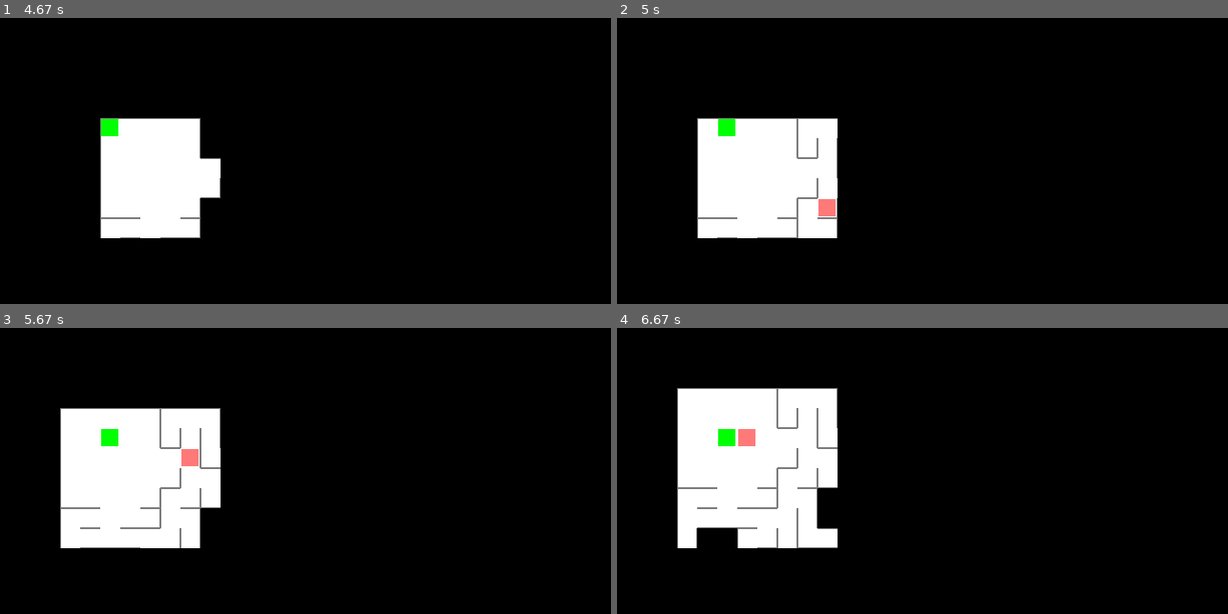
Above: before the commit, frames 1-4 (two rows, left to right).
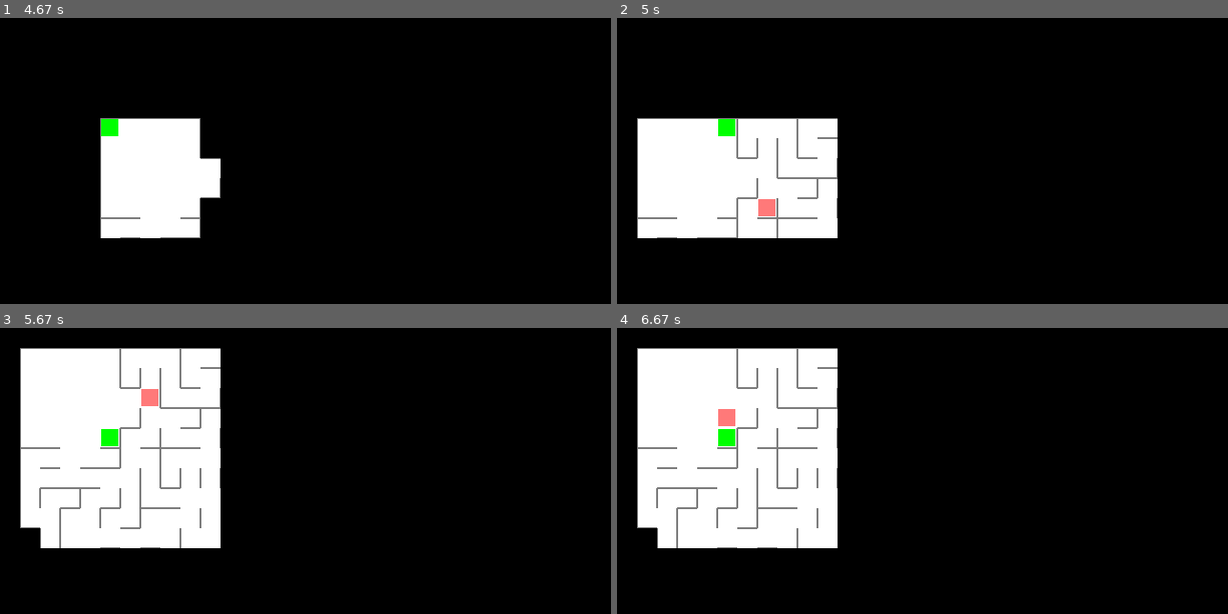
Above: after the commit, the same moments.

Repository: MartinRB45534/Escape
Game: pygame game, started from testsouris.py
Two runs of this game, one before a commit and one after it. Both use one fixed random seed, a clock stepped at 60 frames per second and the inputs below.
Inputs (mouse positions are in pixels of both pictures, inside the frame that each line leads up to):
- Up to frame 1 (4.67 s): click (287, 52) at 3.53 s; tap Space at 3.8 s; hold Up 4.13-4.6 s; hold Right from 4.63 s (still down)
- Up to frame 2 (5 s): keep holding Right
- Up to frame 3 (5.67 s): release Right at 5.27 s; hold Down from 5.3 s (still down)
- Up to frame 4 (6.67 s): release Down at 5.77 s; hold Left 5.8-6.27 s; hold Right from 6.3 s (still down)

Frame 1 is identical in both runs. In frame 2, 5.1% of the frame differs, in the area x 3-37%, y 35-77%; in frame 3, 11%, in the area x 3-37%, y 7-77%; in frame 4, 10%.

Commit message:
Ajout possibilité de faire des dégats (barre de vie non afficher)

Diff:
--- a/Collisions.py
+++ b/Collisions.py
@@ -1,3 +1,4 @@
+from Resolveur import *
 class Collision:
     def __init__(self):
         """Les entitees ne sont pas des attributs"""
@@ -16,20 +17,22 @@
 
         vue_attaquant=attaquant.getVue()
         position_vue=attaquant.getPosition_vue()
+        position_attaquant=attaquant.getPosition()
 
-        resol=Resolveur(vue_attaquant,len(vue_attaquant),len(vue_attaquant[0]),-1,-1,attaquant[0]-position_vue[0],attaquant[1]-position_vue[1])
+        resol=Resolveur(vue_attaquant,len(vue_attaquant),len(vue_attaquant[0]),-1,-1,position_attaquant[0]-position_vue[0],position_attaquant[1]-position_vue[1])
         #on récupère la matrice accesible par l'attaque
         mat_explorable=resol.resolution_en_largeur_distance_limitée(False,False,False,True,attaquant.radius)
 
         if entitees!=None:
             for entitee in entitees:
-                x=entitee.getPosition()[0]-position_vue[0]
-                y=entitee.getPosition()[1]-position_vue[1]
+                if entitee!=attaquant:
+                    x=entitee.getPosition()[0]-position_vue[0]
+                    y=entitee.getPosition()[1]-position_vue[1]
 
-                if not(x>len(mat_explorable)-1 or x<0 or y>len(mat_explorable[0])-1 or y<0):
-                    if mat_explorable[x][y]:
-                        succes=True
-                        self.attaque(entitee,attaquant)
+                    if not(x>len(mat_explorable)-1 or x<0 or y>len(mat_explorable[0])-1 or y<0):
+                        if mat_explorable[x][y]:
+                            succes=True
+                            self.attaque(entitee,attaquant)
         return succes,entitees
 
     def attaque(self,victime,attaquant):
--- a/Joueur.py
+++ b/Joueur.py
@@ -53,6 +53,11 @@
 
         self.next_action=BAS
         self.id_next=BOUGER
+    def attaque(self):
+        """fonction qui demande d'attaquer"""
+
+        self.next_action=None
+        self.id_next=ATTAQUER
 
     def dépose_un_marqueur(self) -> bool:
         """fonction qui pose un marqueur sur la case si possible"""
--- a/Monstres.py
+++ b/Monstres.py
@@ -78,16 +78,14 @@
         """
         prochaine_position=[]
 
-        prochaine_direction=None
         accesible=self.accessible(self.position_joueur)
         if accesible:
-            prochaine_direction=self.rush()
-        else:
-            prochaine_direction=self.cherche(self.vue,self.position_vue)
-
-
-        self.id_next=BOUGER
-        self.next_action=prochaine_direction
+            self.id_next,self.next_action=self.rush()
+        else:
+            self.id_next=BOUGER
+            self.next_action=self.cherche(self.vue,self.position_vue)
+
+
 
     def cherche(self,vue,position_lab):
         """
@@ -108,9 +106,11 @@
             une matrices de cases correspondant à la vue du monstre
             la position du joueur dans le labrinthe
         Sorties:
-            la direction de la prochaine position voulue
+            la prochaine action voulue
+
         """
         direction_voulue=None
+        prochaine_action=None
         #on initialise le résolveut pour qu'il nous trouve la prochaine position
         resolveur= Resolveur(self.vue,self.largeur_vue,self.hauteur_vue,self.position_joueur[0]-self.position_vue[0],self.position_joueur[1]-self.position_vue[1],self.position[0]-self.position_vue[0],self.position[1]-self.position_vue[1],"Largeur")
         chemin=resolveur.resolution(True,False)
@@ -119,10 +119,12 @@
         position_suivante=None
         if chemin!=None:
             if len(chemin)>2:
+                prochaine_action=BOUGER
                 position_suivante=chemin[1]
                 direction_voulue=self.direction_suivante(chemin[0],chemin[1])
-
-        return direction_voulue
+            else:
+                prochaine_action=ATTAQUER
+        return prochaine_action,direction_voulue
 
     def direction_suivante(self,position_actuelle,position_voulue):
         """
--- a/Niveau.py
+++ b/Niveau.py
@@ -94,11 +94,12 @@
         self.entitees=[self.joueur,self.monstres[0]]
 
         #objet qui traite les collisions
-        collision=Collision()
+        self.collision=Collision()
 
         #texte de fin
         font = pygame.font.SysFont(None, 72)
         self.textWin = font.render("Vous avez gagné!! \(^o^)/", True, (128, 0, 0))
+        self.textLose = font.render("Vous avez perdu!! ;o;", True, (0, 128, 128))
 
         self.position_screen=(0,0)
 
@@ -130,10 +131,12 @@
                     self.zoom_largeur = event.w//(self.LARGEUR_CASE + self.LARGEUR_MUR)
                     self.zoom_hauteur = event.h//(self.LARGEUR_CASE + self.LARGEUR_MUR)
                     self.redraw()
-            """#partie gérant le joueur
+            #partie gérant le joueur
             if compteur_j==0:
                 compteur_j=cooldown_joueur
                 self.action_joueur()
+                self.joueur=self.actualiser_vue(self.joueur)
+                self.joueur=self.actualiser_donnee(self.joueur)
                 move_j=self.traitement_action(self.joueur)
             else:
                 compteur_j-=1
@@ -141,11 +144,6 @@
             if compteur_m==0:
                 compteur_m=cooldown_monstres
 
-                move_m=self.actions_monstres()
-            else:
-                compteur_m-=1"""
-            if compteur_m==0:
-                compteur_m=cooldown_monstres
                 move_m=self.actions_entitees()
             else:
                 compteur_m-=1
@@ -155,28 +153,14 @@
                 self.redraw()
 
             if self.lab.as_gagner(self.joueur.getPosition()):
-                self.ecran_fin_niveau()
+                self.ecran_fin_niveau(self.textWin)
+                run=False
+            if self.as_perdu():
+                self.ecran_fin_niveau(self.textLose)
                 run=False
             pygame.display.update()
         pygame.quit()
 
-    def actions_monstres(self):
-        """
-        Fonction qui exécute la partie du code ou les monstres agissent
-        et qui renvoie un booléen indiquant si les monstres on agis ou non
-        """
-        move_m=False
-        if self.monstres!=None:
-            for monstre in self.monstres:
-                vue_monstre,position_vue=self.lab.construire_vue(monstre.getPosition(),monstre.getLargeurVue(),monstre.getHauteurVue())
-                direction_voulue=monstre.decision(position_vue,vue_monstre,self.joueur.get_position())
-                #direction_voulue=monstre.decision([0,0],self.lab.getMatrice_cases(),self.joueur.get_position())
-                if direction_voulue!=None:
-                    passe,newcoord=self.lab.peut_passer(monstre.getPosition(),direction_voulue)
-                    if passe:
-                        monstre.setPosition(newcoord)
-                        move_m=True
-        return move_m
 
     def action_joueur(self):
         """
@@ -192,8 +176,11 @@
             self.joueur.va_vers_le_bas()
         elif keys[pygame.K_RIGHT]:
             self.joueur.va_vers_la_droite()
-        if keys[pygame.K_LEFT]:
+        elif keys[pygame.K_LEFT]:
             self.joueur.va_vers_la_gauche()
+        elif keys[pygame.K_SPACE]:
+            self.joueur.attaque()
+
     def actions_entitees(self):
         """
         Fonction qui exécute les actions des entitées
@@ -235,6 +222,12 @@
         if type(agissant)==Slime:
             #on donne la position du joueur au monstre
             agissant.setPosition_joueur(self.joueur.getPosition())
+        elif type(agissant)==Runner:
+            #on donne la position du joueur au monstre
+            agissant.setPosition_joueur(self.joueur.getPosition())
+        elif type(agissant)==Fatti:
+            #on donne la position du joueur au monstre
+            agissant.setPosition_joueur(self.joueur.getPosition())
         elif type(agissant)==Joueur:
             self.action_joueur()
 
@@ -261,17 +254,21 @@
                     #print(succes)
                     agissant.setPosition(newcoord)
         elif id_action==ATTAQUER:
-            succes,self.entitees=collision.tentative_attaque(agissant,self.entitees)
-        #print(succes)
+            succes,self.entitees=self.collision.tentative_attaque(agissant,self.entitees)
+
         return succes
 
-
-    def ecran_fin_niveau(self):
+    def as_perdu(self):
+        """
+        Fonction qui vérifie si le joueur as perdu(pv=0 ou soft lock)
+        """
+        return (self.joueur.pv<=0)
+    def ecran_fin_niveau(self,text):
         """
         Fonction qui as pour but d'afficher l'écran de fin de niveau (stats etc)
         """
         self.screen.fill((255,255,255))
-        self.screen.blit(self.textWin,(0,0))
+        self.screen.blit(text,(0,0))
     def redraw(self):
         """
         Fonction qui redessine l'entièreté de l'écran
